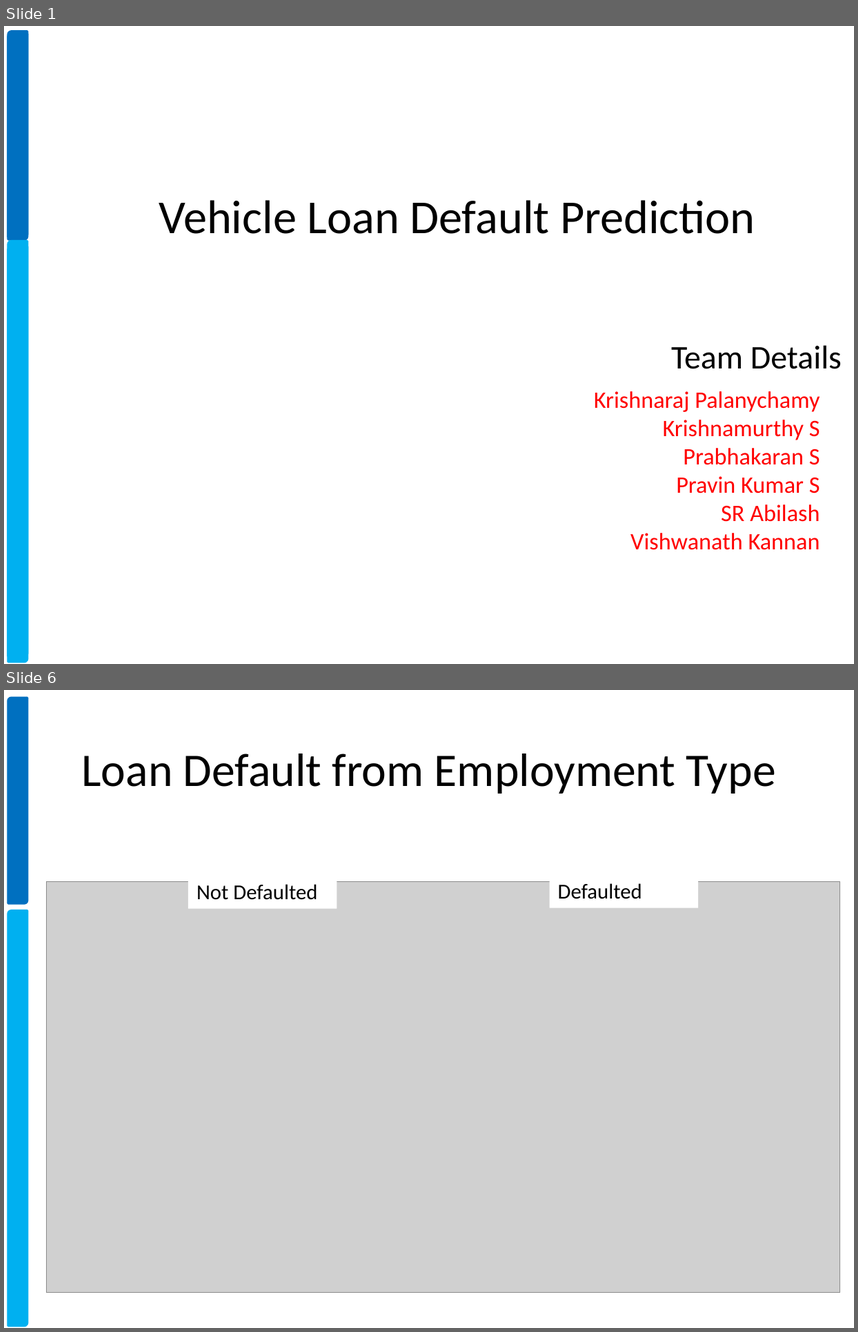
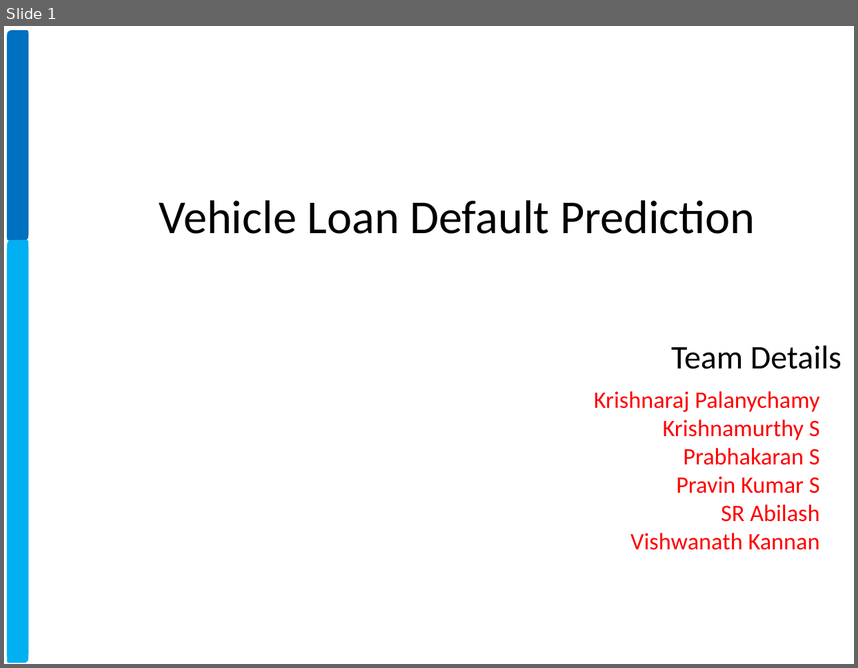
Before and after one commit to xavierigneous/Vehicle-Loan-Default-Prediction, a slide deck: Vehicle Loan Default Prediction.pptx. Shown one above the other, each under a label of ours: slides 1 and 6 before the commit, slide 1 after it; the slides between them are not shown. The pictures are 858x1332 and 858x668 pixels, drawn with LibreOffice and Linux fonts; fonts in the diff are those of the drawing; grey boxes stand for pictures; background and template pictures are left out. Boxes give left, top, right and bottom in pixels: in the first picture for what was removed or moved away, otherwise in the second. Text is boxed around its words. In the diff, an @@ line names an element or a change of style, - is before the commit and + after.

```diff
--- a/Vehicle Loan Default Prediction.pptx
+++ b/Vehicle Loan Default Prediction.pptx
@@ slide 6 removed at (4,690,854,1328), background #FFFFFF; not listed: 2 template elements that a slide beside it also shows @@
@@ title removed at (82,753,776,793) @@
-Loan Default from Employment Type
@@ rectangle removed at (188,874,337,909) @@
-Not Defaulted
@@ rectangle removed at (550,874,699,907) @@
-Defaulted
@@ picture removed at (47,881,840,1292) @@
```
Also in this commit, not shown: 6 slides changed, 1 slide added, 1 other slide removed, 4 other files.
